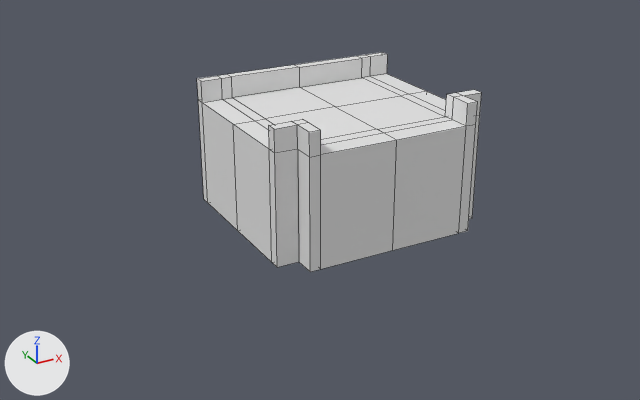
One commit to the OBJ model Assets/Art/Model/Dungeon/Dungeon_RoadTJunction_2x2.obj: the scene before it, then after it.
The view is the same before and after, from a 50 mm camera at (-3.81, -6.64, 2.44) aimed at (-0.51, -0.65, -0.56). The lights are fixed; the arrows at lower left show +X, +Y and +Z. The older version comes first. Mesh edges are drawn as thin lines. Where no turn or scale is listed for an object, it has been applied to the vertices.

The first picture shows 'Dungeon_RoadTJunction_2x2'.
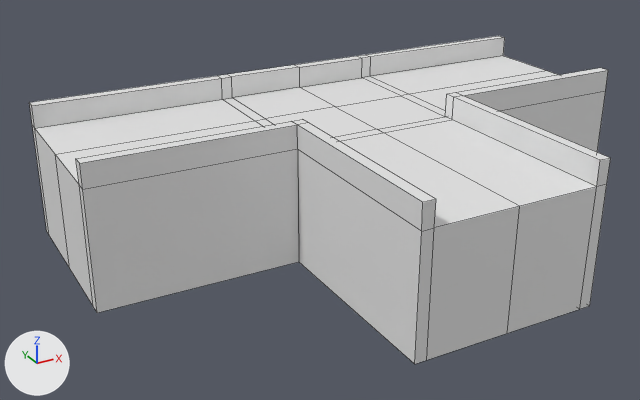
Boxes (x1, y1, x2, y2) around the edits, measured in the pictures (640 x 400 px; the box of a moved part takes in the faces that stretch with it):
'Dungeon_RoadTJunction_2x2', reshaped (105% wider, 49% taller)
    before: (197, 52, 481, 272)
    after: (29, 36, 611, 364)
part 1 of me_dungeon_roadtjunction_2x2, moved or reshaped
    before: (197, 76, 299, 267)
    after: (29, 76, 299, 313)
part 2 of me_dungeon_roadtjunction_2x2, moved or reshaped
    before: (297, 96, 477, 272)
    after: (297, 96, 611, 364)
part 3 of me_dungeon_roadtjunction_2x2, moved or reshaped
    before: (367, 52, 481, 219)
    after: (367, 36, 608, 152)

The change in detail:
me_dungeon_roadtjunction_2x2 is used by ob_dungeon_roadtjunction_2x2; location (0.0, 0.0, 0.0).
me_dungeon_roadtjunction_2x2 had 110 vertices, 108 faces and spanned x -1.0..1.0, y -1.0..0.8, z -1.0..0.2.
me_dungeon_roadtjunction_2x2 now has 110 vertices, 108 faces and spans x -2.5..2.5, y -2.5..0.8, z -1.0..0.2.
me_dungeon_roadtjunction_2x2 part 1: all 14 vertices in x -1.0, y -0.8..0.8, z -1.0..0.2 are moved by (-1.5, 0.0, 0.0).
me_dungeon_roadtjunction_2x2 part 2: all 14 vertices in x -0.8..0.8, y -1.0, z -1.0..0.2 are moved by (0.0, -1.5, 0.0).
me_dungeon_roadtjunction_2x2 part 3: all 14 vertices in x 1.0, y -0.8..0.8, z -1.0..0.2 are moved by (1.5, 0.0, 0.0).
